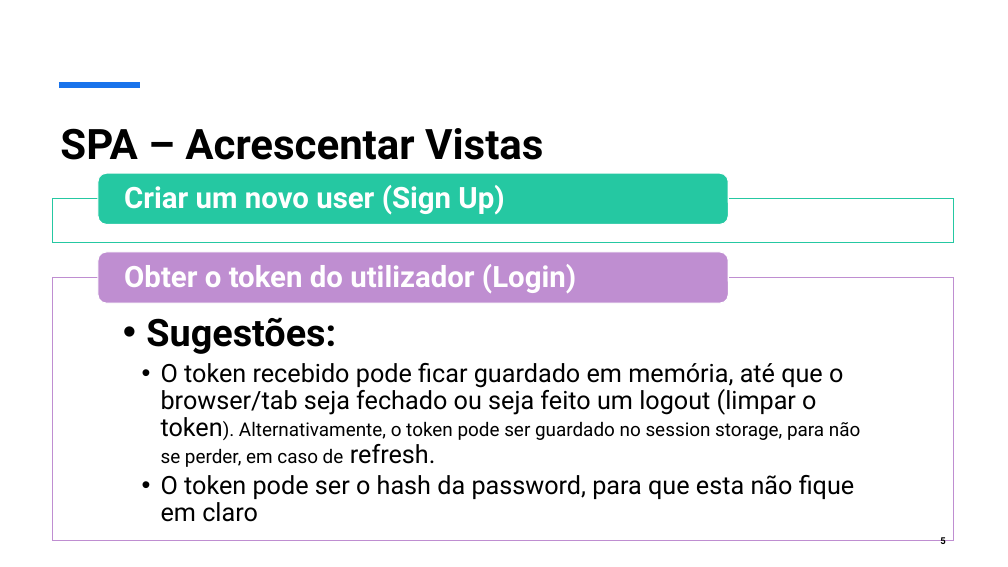
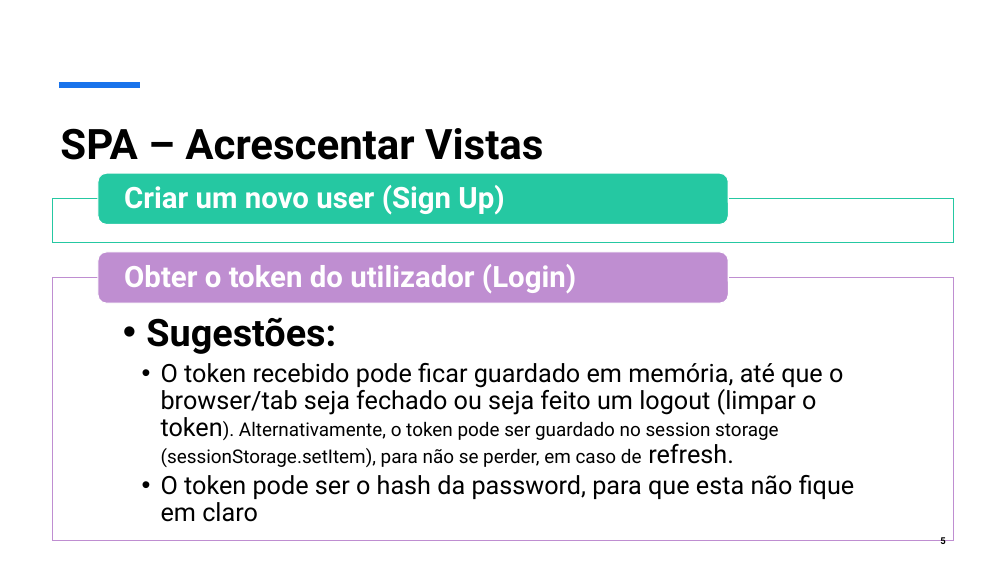
Before and after one commit to isel-leic-ls/2425-2-LEIC44D, a slide deck: slide 5 of Material de Apoio/07 - Fase 4.pptx. Drawn at 1008x567 pixels with LibreOffice and Linux fonts; fonts in the diff are those of the drawing. Boxes give left, top, right and bottom in pixels: in the first picture for what was removed or moved away, otherwise in the second. Text is boxed around its words. In the diff, an @@ line names an element or a change of style, - is before the commit and + after.

Commit message:
update about session storage

```diff
--- a/Material de Apoio/07 - Fase 4.pptx
+++ b/Material de Apoio/07 - Fase 4.pptx
@@ text at bbox=[161, 363, 843, 467]: text changed @@
-    • O token recebido pode ficar guardado em memória, até que o browser/tab seja fechado ou seja feito um logout (limpar o token). Alternativamente, o token pode ser guardado no session storage, para não se perder, em caso de refresh.
+    • O token recebido pode ficar guardado em memória, até que o browser/tab seja fechado ou seja feito um logout (limpar o token). Alternativamente, o token pode ser guardado no session storage (sessionStorage.setItem), para não se perder, em caso de refresh.
```
